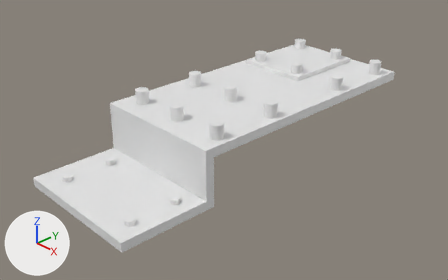
What one commit did to the Blender file [2026] Escape Mount/02 Finetune.blend.
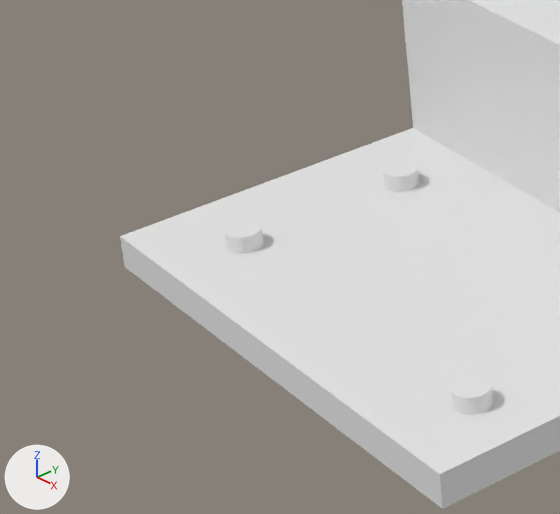
The first picture shows the older version from a 50 mm camera at (0.226, -0.245, 0.132) aimed at (-0.011, -0.022, -0.028). The close-ups show the older and then the newer version on the part from 0% to 34% of the width and 40% to 91% of the height of that picture. Only the edits that show in the close-ups are written down. Every picture has the same lights, and +X, +Y and +Z are marked at lower left.
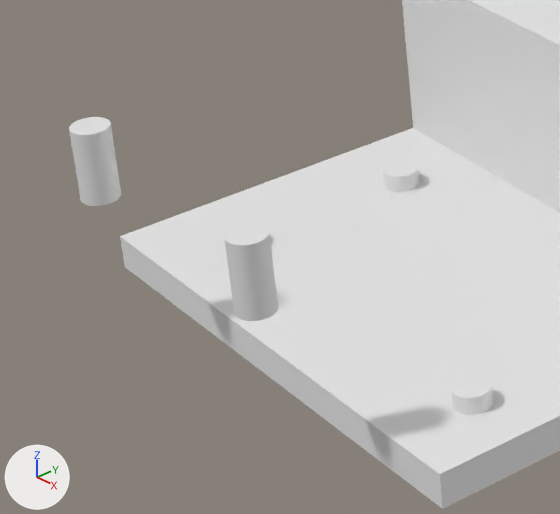
Pixel boxes (x1, y1, x2, y2) of what changed, in the close-ups (560 x 514 px):
'Cylinder.016', added: after (224, 224, 278, 321)
'Cylinder.017', added: after (69, 117, 121, 206)

Edits to the bpy script that builds the scene:
```text
Add ob_cylinder_017:
    ob_cylinder_017 = bpy.data.objects.new('Cylinder.017', me_cylinder_015.copy())  # the mesh of ob_cylinder_014
    ob_cylinder_017.location = (-0.0187, -0.1385, 0.0)
Add ob_cylinder_016:
    ob_cylinder_016 = bpy.data.objects.new('Cylinder.016', me_cylinder_015.copy())  # the mesh of ob_cylinder_014
    ob_cylinder_016.location = (0.0187, -0.1385, 0.0)
```
